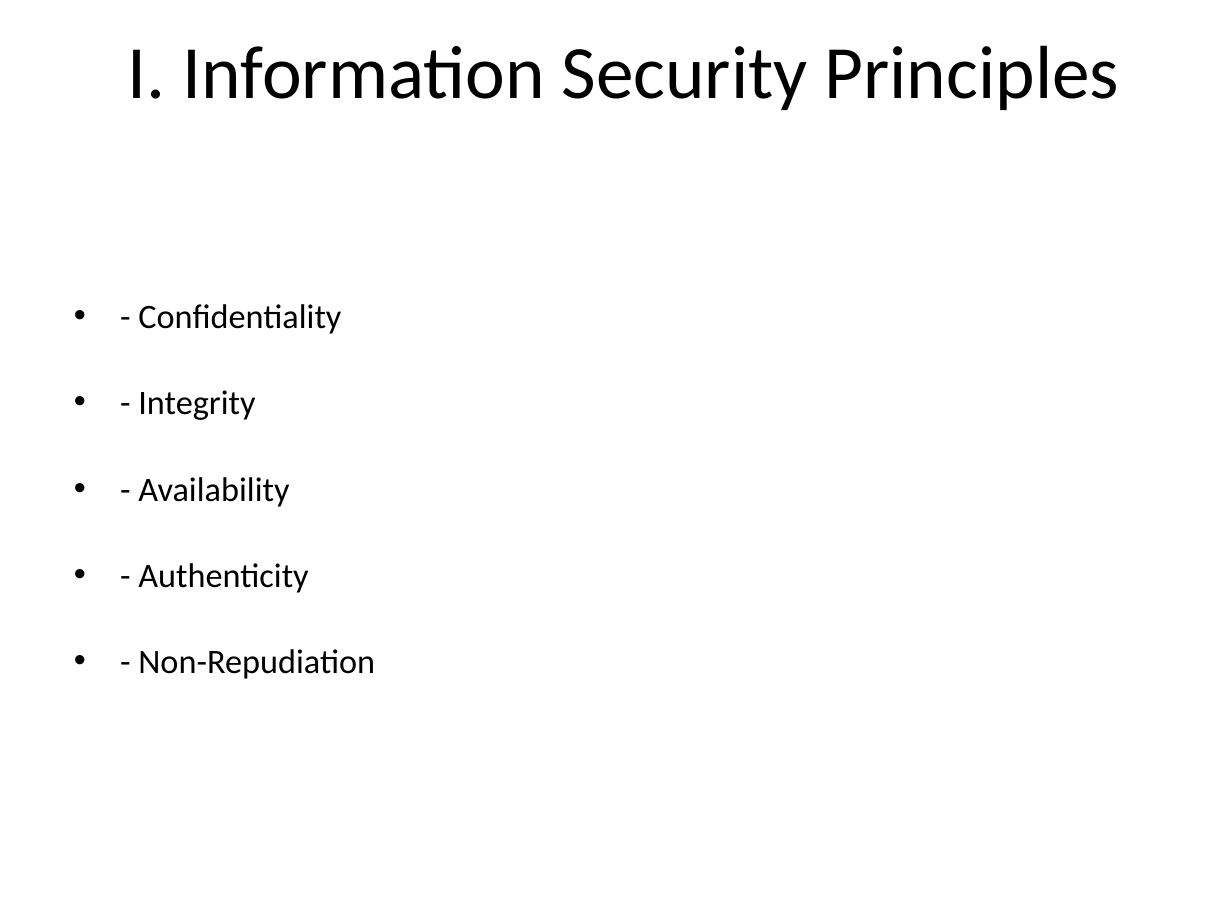
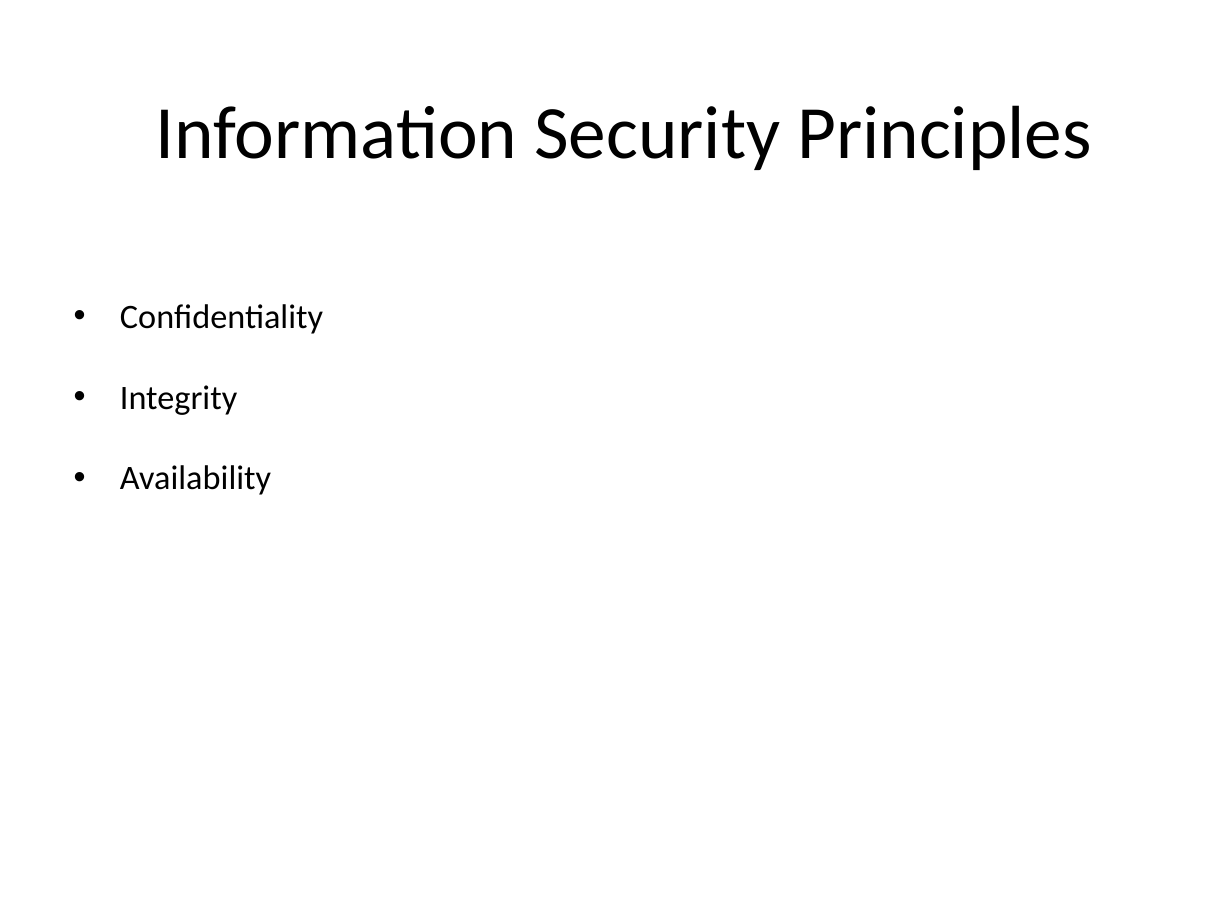
Before and after one commit to tal-training/secure-development, a slide deck: slide 2 of Day1/Introduction to Information Security/0-Introduction-to-Information-Security.md.pptx. Drawn at 1232x924 pixels with LibreOffice and Linux fonts; fonts in the diff are those of the drawing. Boxes give left, top, right and bottom in pixels: in the first picture for what was removed or moved away, otherwise in the second. Text is boxed around its words. In the diff, an @@ line names an element or a change of style, - is before the commit and + after.

```diff
--- a/Day1/Introduction to Information Security/0-Introduction-to-Information-Security.md.pptx
+++ b/Day1/Introduction to Information Security/0-Introduction-to-Information-Security.md.pptx
@@ title at (155, 105, 1091, 170): text changed @@
-I. Information Security Principles
+Information Security Principles
@@ text at (120, 304, 323, 495): text changed @@
-• - Confidentiality
-• - Integrity
-• - Availability
-• - Authenticity
-• - Non-Repudiation
+• Confidentiality
+• Integrity
+• Availability
```
Also in this commit, not shown: 28 other slides changed, 6 other files.
